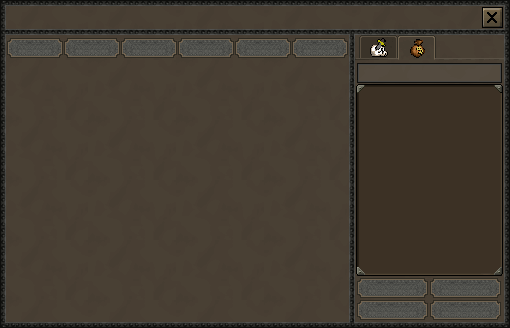
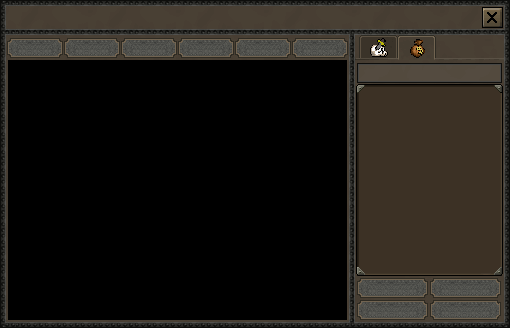
Layers edited between the first and the second 510 x 328 image:
added layer "Layer" above "Pasted Layer #4" over 8, 60, 347, 320
